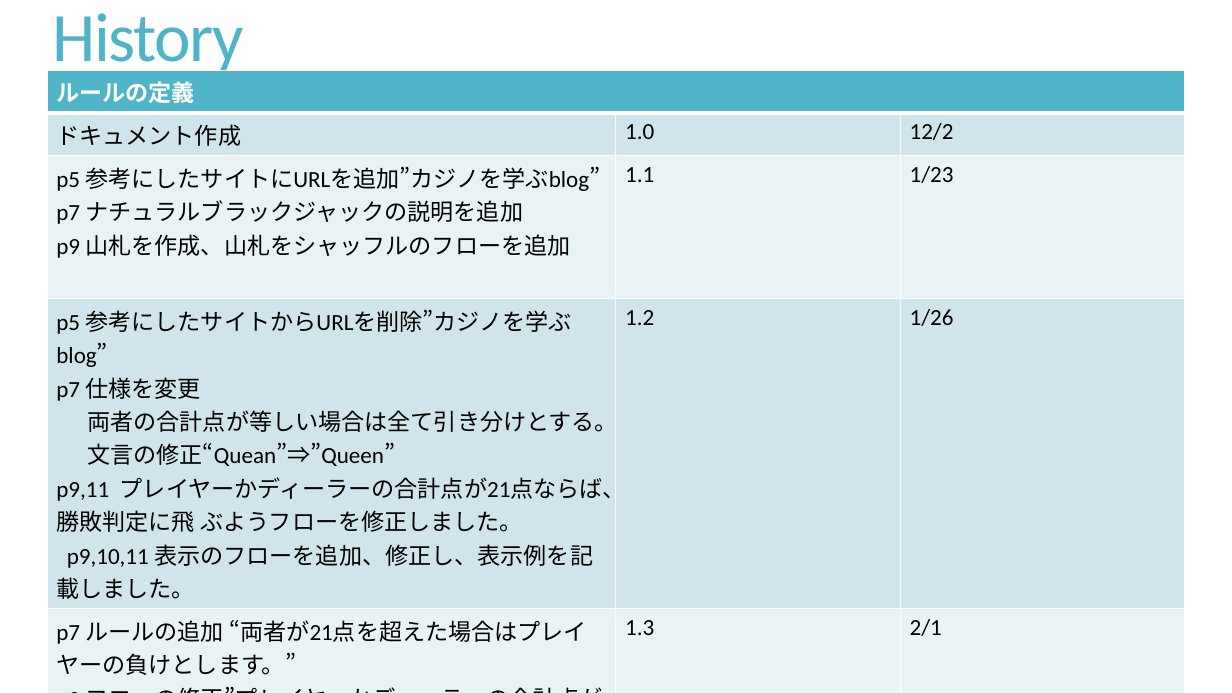
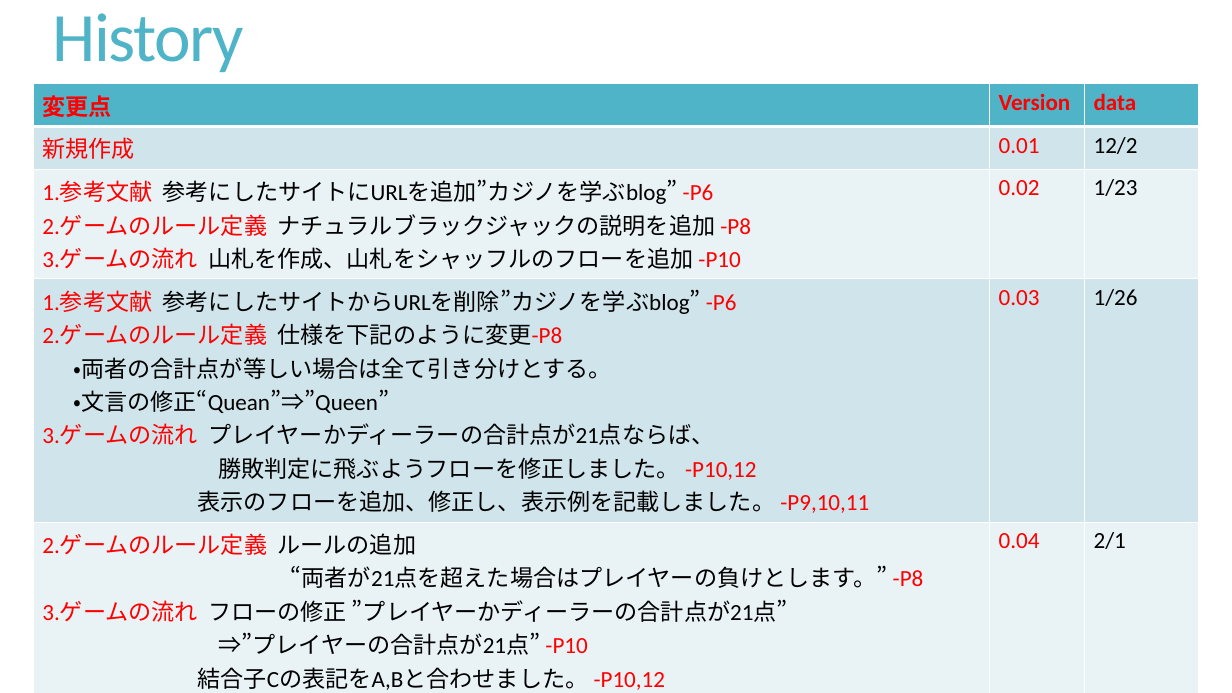
Before and after one commit to masakiishino/Blackjack, a slide deck: slide 2 of Blackjack_Specification.pptx. Drawn at 1232x693 pixels with LibreOffice and Linux fonts; fonts in the diff are those of the drawing. Boxes give left, top, right and bottom in pixels: in the first picture for what was removed or moved away, otherwise in the second. Text is boxed around its words. In the diff, an @@ line names an element or a change of style, - is before the commit and + after.

```diff
--- a/Blackjack_Specification.pptx
+++ b/Blackjack_Specification.pptx
@@ table at <box>33,84,1200,693</box> @@
-row 1: ルールの定義 |  | 
+row 1: 変更点 | Version | data
-row 2, column 1: ドキュメント作成
+row 2, column 1: 新規作成
-row 2, column 2: 1.0
+row 2, column 2: 0.01
-row 3, column 1: p5 参考にしたサイトにURLを追加”カジノを学ぶblog” / p7 ナチュラルブラックジャックの説明を追加 / p9 山札を作成、山札をシャッフルのフローを追加
+row 3, column 1: 1.参考文献 参考にしたサイトにURLを追加”カジノを学ぶblog” -P6 / 2.ゲームのルール定義 ナチュラルブラックジャックの説明を追加 -P8 / 3.ゲームの流れ 山札を作成、山札をシャッフルのフローを追加 -P10
-row 3, column 2: 1.1
+row 3, column 2: 0.02
-row 4, column 1: p5 参考にしたサイトからURLを削除”カジノを学ぶblog” / p7 仕様を変更 / 両者の合計点が等しい場合は全て引き分けとする。 / 文言の修正“Quean”⇒”Queen” / p9,11 プレイヤーかディーラーの合計点が21点ならば、勝敗判定に飛 ぶようフローを修正しました。 / p9,10,11 表示のフローを追加、修正し、表示例を記載しました。
+row 4, column 1: 1.参考文献 参考にしたサイトからURLを削除”カジノを学ぶblog” -P6 / 2.ゲームのルール定義 仕様を下記のように変更-P8 / ・両者の合計点が等しい場合は全て引き分けとする。 / ・文言の修正“Quean”⇒”Queen” / 3.ゲームの流れ プレイヤーかディーラーの合計点が21点ならば、 / 勝敗判定に飛ぶようフローを修正しました。 -P10,12 / 表示のフローを追加、修正し、表示例を記載しました。 -P9,10,11
-row 4, column 2: 1.2
+row 4, column 2: 0.03
-row 5, column 1: p7 ルールの追加 “両者が21点を超えた場合はプレイヤーの負けとします。” / p9 フローの修正”プレイヤーかディーラーの合計点が21点”⇒”プレイヤーの合計点が21点” / p9,11 結合子Cの表記をA,Bと合わせました。
+row 5, column 1: 2.ゲームのルール定義 ルールの追加 / “両者が21点を超えた場合はプレイヤーの負けとします。” -P8 / 3.ゲームの流れ フローの修正 ”プレイヤーかディーラーの合計点が21点” / ⇒”プレイヤーの合計点が21点” -P10 / 結合子Cの表記をA,Bと合わせました。 -P10,12
-row 5, column 2: 1.3
+row 5, column 2: 0.04
-row 6, column 1: p9 プレイヤーの合計点が21点だったときのフローを変更 / p10,11 不要な文字の削除
+row 6, column 1: 3.ゲームの流れ プレイヤーの合計点が21点だったときのフローを変更 -P10 / 不要な文字の削除 -P11,12
-row 6, column 2: 1.4
+row 6, column 2: 0.05
@@ table: place and size @@
-table at <box>47,70,1186,681</box>
+table at <box>33,84,1200,693</box>
```
Also in this commit, not shown: 5 other slides changed, 1 slide added, 3 other files.
